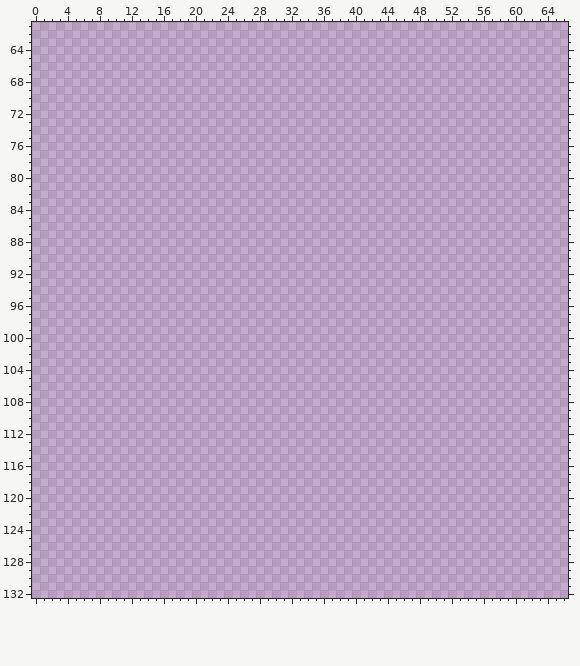
Two versions of one pixel-art file, Assets/4. Sprites/Creeps/Icons.aseprite. The first picture shows the starting point.
256x352 pixels, 1 frame. Shown: x 0..66, y 61..132. The commit also changed other parts of the picture, which this record leaves out.
After the commit:
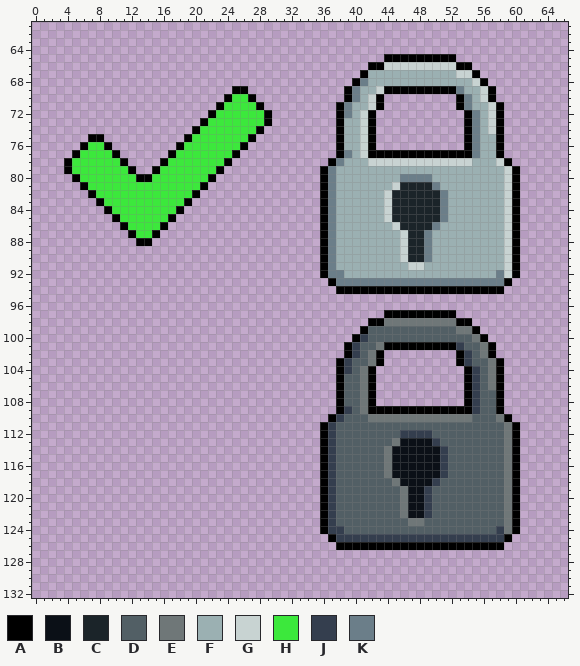
Palette (. is transparent): A #000000  B #0b1017  C #1b2429  D #525f65  E #6f7778  F #9bb0b2  G #c8d3d2  H #3ce83c  J #343e4e  K #6b7e89
Difference:
@@ x 0..66 @@
  64 ...................................................................
- 65 ...................................................................
- 66 ...................................................................
- 67 ...................................................................
- 68 ...................................................................
- 69 ...................................................................
- 70 ...................................................................
- 71 ...................................................................
- 72 ...................................................................
- 73 ...................................................................
- 74 ...................................................................
- 75 ...................................................................
- 76 ...................................................................
- 77 ...................................................................
- 78 ...................................................................
- 79 ...................................................................
- 80 ...................................................................
- 81 ...................................................................
- 82 ...................................................................
- 83 ...................................................................
- 84 ...................................................................
- 85 ...................................................................
- 86 ...................................................................
- 87 ...................................................................
- 88 ...................................................................
- 89 ...................................................................
- 90 ...................................................................
- 91 ...................................................................
- 92 ...................................................................
- 93 ...................................................................
- 94 ...................................................................
+ 65 ............................................AAAAAAAAA..............
+ 66 ..........................................AAGGGGGGGGGAA............
+ 67 .........................................AFFFFFFFFFFFGGA...........
+ 68 ........................................AKFFFFFFFFFFFFFGA..........
+ 69 .........................AA............AKFFGAAAAAAAAAKFFGA.........
+ 70 ........................AHHA...........AKFGA.........AKFGA.........
+ 71 .......................AHHHHA.........AKFFGA.........AKFFGA........
+ 72 ......................AHHHHHHA........AKFGA...........AKFGA........
+ 73 .....................AHHHHHHHA........AFFGA...........AKFGA........
+ 74 ....................AHHHHHHHA.........AFFGA...........AKFGA........
+ 75 .......AA..........AHHHHHHHA..........AFFGA...........AKFFA........
+ 76 ......AHHA........AHHHHHHHA...........AFFGA...........AKFFA........
+ 77 .....AHHHHA......AHHHHHHHA............AKFGAAAAAAAAAAAAAKFFA........
+ 78 ....AHHHHHHA....AHHHHHHHA............AKFFFGGGGGGGGGGGGGFFFGA.......
+ 79 ....AHHHHHHHA..AHHHHHHHA............AKFFFFFFFFFFFFFFFFFFFFFGA......
+ 80 .....AHHHHHHHAAHHHHHHHA.............AKFFFFFFFFKKKKFFFFFFFFFGA......
+ 81 ......AHHHHHHHHHHHHHHA..............AKFFFFFFFGCCCCKFFFFFFFFGA......
+ 82 .......AHHHHHHHHHHHHA...............AKFFFFFFGCCCCCCKFFFFFFFGA......
+ 83 ........AHHHHHHHHHHA................AKFFFFFFGCCCCCCKFFFFFFFGA......
+ 84 .........AHHHHHHHHA.................AKFFFFFFGCCCCCCKFFFFFFFGA......
+ 85 ..........AHHHHHHA..................AKFFFFFFGCCCCCCKFFFFFFFGA......
+ 86 ...........AHHHHA...................AKFFFFFFFGCCCCKFFFFFFFFGA......
+ 87 ............AHHA....................AKFFFFFFFFGCCKFFFFFFFFFGA......
+ 88 .............AA.....................AKFFFFFFFFGCCKFFFFFFFFFGA......
+ 89 ....................................AKFFFFFFFFGCCKFFFFFFFFFGA......
+ 90 ....................................AKFFFFFFFFGCCKFFFFFFFFFGA......
+ 91 ....................................AKFFFFFFFFFGGFFFFFFFFFFGA......
+ 92 ....................................AKKFFFFFFFFFFFFFFFFFFFKGA......
+ 93 .....................................AKKKKKKKKKKKKKKKKKKKKKA.......
+ 94 ......................................AAAAAAAAAAAAAAAAAAAAA........
  95 ...................................................................
  96 ...................................................................
- 97 ...................................................................
- 98 ...................................................................
- 99 ...................................................................
-100 ...................................................................
-101 ...................................................................
-102 ...................................................................
-103 ...................................................................
-104 ...................................................................
-105 ...................................................................
-106 ...................................................................
-107 ...................................................................
-108 ...................................................................
-109 ...................................................................
-110 ...................................................................
-111 ...................................................................
-112 ...................................................................
-113 ...................................................................
-114 ...................................................................
-115 ...................................................................
-116 ...................................................................
-117 ...................................................................
-118 ...................................................................
-119 ...................................................................
-120 ...................................................................
-121 ...................................................................
-122 ...................................................................
-123 ...................................................................
-124 ...................................................................
-125 ...................................................................
-126 ...................................................................
+ 97 ............................................AAAAAAAAA..............
+ 98 ..........................................AAEEEEEEEEEAA............
+ 99 .........................................ADDDDDDDDDDDEEA...........
+100 ........................................AJDDDDDDDDDDDDDEA..........
+101 .......................................AJDDEAAAAAAAAAJDDEA.........
+102 .......................................AJDEA.........AJDEA.........
+103 ......................................AJDDEA.........AJDDEA........
+104 ......................................AJDEA...........AJDEA........
+105 ......................................ADDEA...........AJDEA........
+106 ......................................ADDEA...........AJDEA........
+107 ......................................ADDEA...........AJDDA........
+108 ......................................ADDEA...........AJDDA........
+109 ......................................AJDEAAAAAAAAAAAAAJDDA........
+110 .....................................AJDDDEEEEEEEEEEEEEDDDEA.......
+111 ....................................AJDDDDDDDDDDDDDDDDDDDDDEA......
+112 ....................................AJDDDDDDDDJJJJDDDDDDDDDEA......
+113 ....................................AJDDDDDDDEBBBBJDDDDDDDDEA......
+114 ....................................AJDDDDDDEBBBBBBJDDDDDDDEA......
+115 ....................................AJDDDDDDEBBBBBBJDDDDDDDEA......
+116 ....................................AJDDDDDDEBBBBBBJDDDDDDDEA......
+117 ....................................AJDDDDDDEBBBBBBJDDDDDDDEA......
+118 ....................................AJDDDDDDDEBBBBJDDDDDDDDEA......
+119 ....................................AJDDDDDDDDEBBJDDDDDDDDDEA......
+120 ....................................AJDDDDDDDDEBBJDDDDDDDDDEA......
+121 ....................................AJDDDDDDDDEBBJDDDDDDDDDEA......
+122 ....................................AJDDDDDDDDEBBJDDDDDDDDDEA......
+123 ....................................AJDDDDDDDDDEEDDDDDDDDDDEA......
+124 ....................................AJJDDDDDDDDDDDDDDDDDDDJEA......
+125 .....................................AJJJJJJJJJJJJJJJJJJJJJA.......
+126 ......................................AAAAAAAAAAAAAAAAAAAAA........
 127 ...................................................................
Boxes around the changes in both pictures, in picture pixels (x1, y1, x2, y2):
added: (320, 54, 520, 550)
added: (64, 86, 272, 246)
